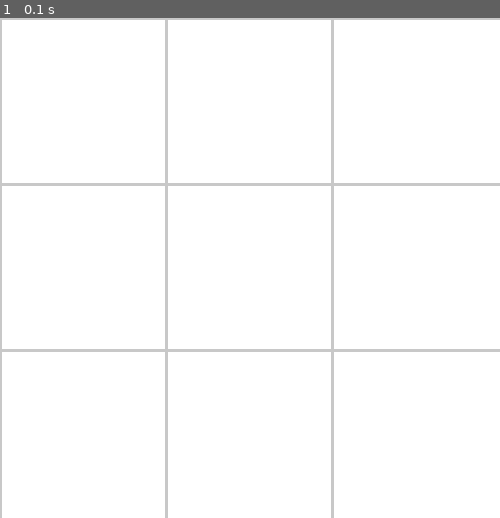
Above: before the commit, frame 1.
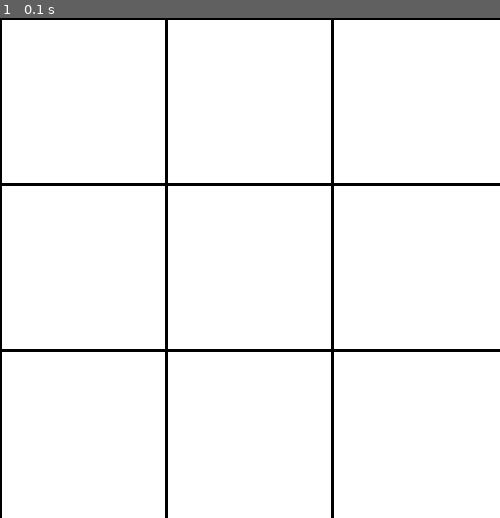
Above: after the commit, the same moment.

Repository: taohansens/Infnet
Game: pygame game, started from Bloco I/Fundamentos do Desenvolvimento Python/TP_03/Q23.py
Same seed, same stepped clock (60 frames per second), same inputs: the game is played once before the commit and once after it.
Inputs:
- Up to frame 1 (0.1 s): no input

The runs differ from the first frame. In frame 1, 3.2% of the frame differs, in the area x 0-100%, y 0-100%.

Commit message:
Marca vez do X como jogada e adiciona no vetor a posição, e se está ocupada ou não.

Diff:
--- a/Bloco I/Fundamentos do Desenvolvimento Python/TP_03/Q23.py
+++ b/Bloco I/Fundamentos do Desenvolvimento Python/TP_03/Q23.py
@@ -34,9 +34,9 @@
     for i in range(3):
         x = i * distancia
         # Desenha 3 linhas
-        pygame.draw.line(win, CINZA, (x, 0), (x, SIZE_TELA), 3)
+        pygame.draw.line(win, PRETO, (x, 0), (x, SIZE_TELA), 3)
         # Desenha 3 colunas
-        pygame.draw.line(win, CINZA, (0, x), (SIZE_TELA, x), 3)
+        pygame.draw.line(win, PRETO, (0, x), (SIZE_TELA, x), 3)
 
 
 # Inicializa a matriz com as posições centrais de cada célula.
@@ -50,23 +50,27 @@
     for i in range(len(lista_posicoes)):
         for j in range(len(lista_posicoes[i])):
             x = centro_celula * (2 * j + 1)
-            print(x)
             y = centro_celula * (2 * i + 1)
             # Adiciona as coordenadas do centro de cada célula e adiciona na sua respectiva pos. da matriz.
-            lista_posicoes[i][j] = (x, y, "", True)
-            print(lista_posicoes[i], [j])
+            # Adiciona na posição [3] um boolean para verificar se a célula já foi preenchida ou não.
+            lista_posicoes[i][j] = (x, y, "", False)
     return lista_posicoes
 
 
 # Função principal
 def main():
 
+    # Inicializa uma lista que receberá as variáveis (posx, posy, imagemX ou imagemY) para realizar o desenho na tela.
+    desenho = []
+
     # Controle das jogadas, iniciar com "X"
-    vez_x = True
-    vez_o = False
+    vez_xis = True
+    vez_bola = False
+
+    # Preencher fundo com a cor branca.
+    win.fill(BRANCO)
 
     posicoes = matriz_pos()
-
     fim_da_partida = False
     while not fim_da_partida:
         for event in pygame.event.get():
@@ -77,10 +81,28 @@
             if event.type == pygame.MOUSEBUTTONDOWN:
                 # Captura posição ao clicar
                 pos_x, pos_y = pygame.mouse.get_pos()
-                print(pos_x, pos_y)
-        win.fill(BRANCO)
 
-        # desenhar o tabuleiro (3x3)
+                for i in range(len(posicoes)):
+                    for j in range(len(posicoes)):
+                        x, y, char, celula_jogada = posicoes[i][j]
+                        # Distancia entre a posição do mouse e o centro do quadrado
+                        distancia = ((x - pos_x) ** 2 + (y - pos_y) ** 2) ** 0.5
+
+                        # Se estiver no quadrado, e a célula ainda não tiver sido jogada:
+                        if distancia < SIZE_TELA // 3 // 2 and not celula_jogada:
+                            # Se for a vez do X:
+                            if vez_xis:
+                                # Adiciona na lista a posição já calculada do quadrado para desenhar e a imagem do X.
+                                desenho.append((x, y, X_IMAGE))
+                                # Seta a vez de xis para false
+                                vez_xis = False
+                                # Adiciona a posição da matriz, o caracter que foi jogado, e marca a célula como JOGADA.
+                                posicoes[i][j] = (x, y, 'x', True)
+                                # DEV, mostra array da posição marcada
+                                print(posicoes)
+
+
+        # Desenhar o tabuleiro (3x3)
         desenha_tabuleiro()
         pygame.display.update()
 
